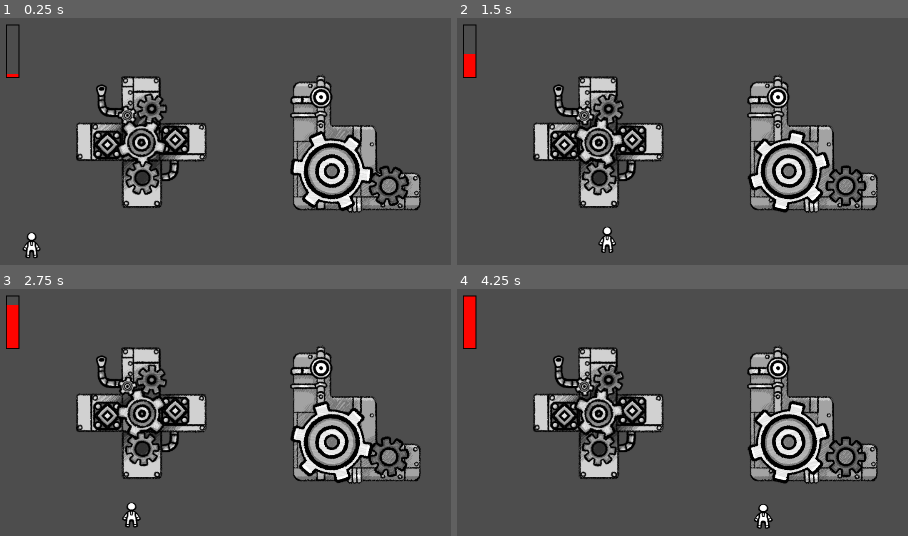
Above: before the commit, frames 1-4 (two rows, left to right).
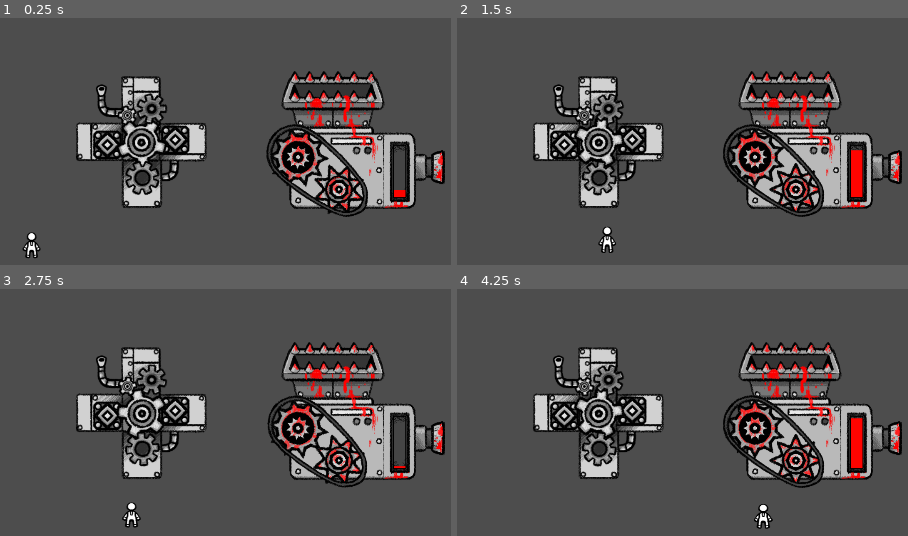
Above: after the commit, the same moments.

Repository: Aeropulu/LaHordeJam
Game: Godot game, scene res://scenes/usine.tscn
Two runs of this game, one before a commit and one after it. Both use one fixed random seed, a clock stepped at 60 frames per second and the inputs below.
Inputs (mouse positions are in pixels of both pictures, inside the frame that each line leads up to):
- Up to frame 1 (0.25 s): no input
- Up to frame 2 (1.5 s): tap Enter (ui_accept) at 0.5, 0.77 s; move the mouse to (596, 141) at 0.52 s; press the mouse at (596, 141) at 0.53 s; hold Right (ui_right) from 0.53 s (still down); move the mouse to (813, 143) at 1.27 s; release the mouse at (813, 143) at 1.28 s; click (813, 143) at 1.35 s
- Up to frame 3 (2.75 s): tap Enter (ui_accept) at 1.52 s; move the mouse to (outside the picture) at 2.02 s; release Right (ui_right) at 2.03 s; press the mouse at (outside the picture) at 2.03 s; hold Left (ui_left) from 2.03 s (still down)
- Up to frame 4 (4.25 s): move the mouse to (outside the picture) at 2.77 s; release Left (ui_left) at 2.78 s; release the mouse at (outside the picture) at 2.78 s; hold Right (ui_right) from 2.78 s (still down); click (outside the picture) at 2.85 s; tap Enter (ui_accept) at 3.02, 3.77 s; move the mouse to (outside the picture) at 3.52 s; press the mouse at (outside the picture) at 3.53 s

The runs differ from the first frame. In frame 1, 13% of the frame differs, in the area x 1-99%, y 2-81%; in frame 2, 13%; in frame 3, 13%; in frame 4, 14%.

Commit message:
added michel working

Diff:
--- a/scenes/TextureProgressBar.gd
+++ b/scenes/TextureProgressBar.gd
@@ -4,7 +4,7 @@
 # Called when the node enters the scene tree for the first time.
 func _ready():
 	value = 0
-	max_value = 200
+	max_value = 100
 
 
 # Called every frame. 'delta' is the elapsed time since the previous frame.
--- a/scenes/usine.tscn
+++ b/scenes/usine.tscn
@@ -7,18 +7,23 @@
 [ext_resource type="Texture2D" uid="uid://b21ib1prb6d7h" path="res://assets/sprites/machines/machineA/machineA_00003.png" id="4_cyo6l"]
 [ext_resource type="Texture2D" uid="uid://byaa08ac851nc" path="res://assets/sprites/machines/machineA/machineA_00004.png" id="5_w3smi"]
 [ext_resource type="Texture2D" uid="uid://djxo08lopxjfu" path="res://assets/sprites/machines/machineA/machineA_00005.png" id="6_0pmqx"]
-[ext_resource type="Texture2D" uid="uid://es6qcw4j2o5y" path="res://assets/sprites/machines/machineB/machineB_00000.png" id="8_w877t"]
-[ext_resource type="Texture2D" uid="uid://2jrftkq5m2mo" path="res://assets/sprites/machines/machineB/machineB_00001.png" id="9_c5v0q"]
-[ext_resource type="Texture2D" uid="uid://ct1lwl4qdexws" path="res://assets/sprites/machines/machineB/machineB_00002.png" id="10_u3a84"]
-[ext_resource type="Texture2D" uid="uid://bij7c3dboeppd" path="res://assets/sprites/machines/machineB/machineB_00003.png" id="11_yhn1e"]
-[ext_resource type="Texture2D" uid="uid://cllt6xquowf7k" path="res://assets/sprites/machines/machineB/machineB_00004.png" id="12_3eafk"]
-[ext_resource type="Texture2D" uid="uid://fbd5ly4hjdhj" path="res://assets/sprites/machines/machineB/machineB_00005.png" id="13_8hmjw"]
+[ext_resource type="Texture2D" uid="uid://jpo2hwr74nr0" path="res://assets/sprites/machines/broyeuse/broyeuse_00000.png" id="8_gs7cu"]
+[ext_resource type="Texture2D" uid="uid://t535hao4re63" path="res://assets/sprites/machines/broyeuse/broyeuse_00001.png" id="9_b8bgt"]
+[ext_resource type="Texture2D" uid="uid://brropyctk43ky" path="res://assets/sprites/machines/broyeuse/broyeuse_00002.png" id="10_l1j13"]
+[ext_resource type="Texture2D" uid="uid://cdvu66dthshm6" path="res://assets/sprites/machines/broyeuse/broyeuse_00003.png" id="11_jdkp5"]
+[ext_resource type="Texture2D" uid="uid://bc4qsflf34i0c" path="res://assets/sprites/machines/broyeuse/broyeuse_00004.png" id="12_kbd6x"]
+[ext_resource type="Texture2D" uid="uid://df7hq4rwsw164" path="res://assets/sprites/machines/broyeuse/broyeuse_00005.png" id="13_su1aa"]
 [ext_resource type="Script" path="res://scripts/michel.gd" id="14_52xnb"]
 [ext_resource type="Texture2D" uid="uid://ioalijcxr8jw" path="res://assets/sprites/michel/michel.png" id="15_hxnjw"]
 [ext_resource type="AudioStream" uid="uid://b25qd31qd13mu" path="res://assets/music/Energy_Source_-_Radiation.ogg" id="16_feel5"]
 [ext_resource type="Texture2D" uid="uid://eenud47e0iot" path="res://assets/sprites/machines/barre place holder.png" id="17_syvym"]
 [ext_resource type="Texture2D" uid="uid://dp0stfmlebfxp" path="res://assets/sprites/machines/bar progress fill placeholder.png" id="18_8g0ub"]
+[ext_resource type="Texture2D" uid="uid://dphs5yeo0lubo" path="res://assets/sprites/michel/michel_work/michel_work00000.png" id="19_q0gfm"]
 [ext_resource type="Script" path="res://scenes/TextureProgressBar.gd" id="19_w50jk"]
+[ext_resource type="PackedScene" uid="uid://dlqjic7y2rfkq" path="res://scenes/vfx/text_effect.tscn" id="20_8gw2c"]
+[ext_resource type="Texture2D" uid="uid://v5bfs122w7q3" path="res://assets/sprites/michel/michel_work/michel_work00001.png" id="20_dnwa6"]
+[ext_resource type="Texture2D" uid="uid://b2ekrb6nec2mm" path="res://assets/sprites/michel/michel_work/michel_work00002.png" id="21_i3hpw"]
+[ext_resource type="Texture2D" uid="uid://8t7xgamd13uo" path="res://assets/sprites/michel/michel_work/michel_work00003.png" id="22_ry334"]
 
 [sub_resource type="RectangleShape2D" id="RectangleShape2D_v54bu"]
 size = Vector2(338, 326)
@@ -56,22 +61,22 @@
 animations = [{
 "frames": [{
 "duration": 1.0,
-"texture": ExtResource("8_w877t")
-}, {
-"duration": 1.0,
-"texture": ExtResource("9_c5v0q")
-}, {
-"duration": 1.0,
-"texture": ExtResource("10_u3a84")
-}, {
-"duration": 1.0,
-"texture": ExtResource("11_yhn1e")
-}, {
-"duration": 1.0,
-"texture": ExtResource("12_3eafk")
-}, {
-"duration": 1.0,
-"texture": ExtResource("13_8hmjw")
+"texture": ExtResource("8_gs7cu")
+}, {
+"duration": 1.0,
+"texture": ExtResource("9_b8bgt")
+}, {
+"duration": 1.0,
+"texture": ExtResource("10_l1j13")
+}, {
+"duration": 1.0,
+"texture": ExtResource("11_jdkp5")
+}, {
+"duration": 1.0,
+"texture": ExtResource("12_kbd6x")
+}, {
+"duration": 1.0,
+"texture": ExtResource("13_su1aa")
 }],
 "loop": true,
 "name": &"default",
@@ -144,6 +149,26 @@
 "walking": SubResource("Animation_qni6p")
 }
 
+[sub_resource type="SpriteFrames" id="SpriteFrames_rlo3w"]
+animations = [{
+"frames": [{
+"duration": 1.0,
+"texture": ExtResource("19_q0gfm")
+}, {
+"duration": 1.0,
+"texture": ExtResource("20_dnwa6")
+}, {
+"duration": 1.0,
+"texture": ExtResource("21_i3hpw")
+}, {
+"duration": 1.0,
+"texture": ExtResource("22_ry334")
+}],
+"loop": true,
+"name": &"default",
+"speed": 12.0
+}]
+
 [node name="Usine" type="Node2D"]
 
 [node name="MachineA" type="Area2D" parent="."]
@@ -169,38 +194,49 @@
 sprite_frames = SubResource("SpriteFrames_87e42")
 autoplay = "default"
 
-[node name="michel" type="CharacterBody2D" parent="."]
-position = Vector2(85, 547)
-script = ExtResource("14_52xnb")
-
-[node name="CollisionShape2D" type="CollisionShape2D" parent="michel"]
-shape = SubResource("CapsuleShape2D_u3v2u")
-
-[node name="Sprite2D" type="Sprite2D" parent="michel"]
-texture = ExtResource("15_hxnjw")
-
-[node name="AnimationPlayer" type="AnimationPlayer" parent="michel"]
-libraries = {
-"": SubResource("AnimationLibrary_1kthv")
-}
-
-[node name="GameMusic" type="AudioStreamPlayer2D" parent="."]
-stream = ExtResource("16_feel5")
-
-[node name="TextureProgressBar" type="TextureProgressBar" parent="."]
-offset_left = 24.0
-offset_top = 16.0
-offset_right = 64.0
-offset_bottom = 144.0
+[node name="TextureProgressBar" type="TextureProgressBar" parent="MachineB"]
+offset_left = 90.0
+offset_top = 2.0
+offset_right = 130.0
+offset_bottom = 130.0
 fill_mode = 3
 texture_under = ExtResource("17_syvym")
 texture_over = ExtResource("17_syvym")
 texture_progress = ExtResource("18_8g0ub")
 script = ExtResource("19_w50jk")
 
-[node name="Timer" type="Timer" parent="TextureProgressBar"]
+[node name="Timer" type="Timer" parent="MachineB/TextureProgressBar"]
 one_shot = true
+
+[node name="michel" type="CharacterBody2D" parent="."]
+position = Vector2(85, 547)
+script = ExtResource("14_52xnb")
+
+[node name="CollisionShape2D" type="CollisionShape2D" parent="michel"]
+shape = SubResource("CapsuleShape2D_u3v2u")
+
+[node name="Sprite2D" type="Sprite2D" parent="michel"]
+texture = ExtResource("15_hxnjw")
+
+[node name="AnimationPlayer" type="AnimationPlayer" parent="michel"]
+libraries = {
+"": SubResource("AnimationLibrary_1kthv")
+}
+
+[node name="AnimatedSprite2D" type="AnimatedSprite2D" parent="michel"]
+visible = false
+sprite_frames = SubResource("SpriteFrames_rlo3w")
+autoplay = "default"
+frame_progress = 0.398033
+
+[node name="GameMusic" type="AudioStreamPlayer2D" parent="."]
+stream = ExtResource("16_feel5")
+
+[node name="TextEffect" parent="." instance=ExtResource("20_8gw2c")]
+modulate = Color(1, 1, 1, 1)
+position = Vector2(0, 0)
+scale = Vector2(1, 1)
 
 [connection signal="input_event" from="MachineA" to="MachineA" method="_on_input_event"]
 [connection signal="input_event" from="MachineB" to="MachineB" method="_on_input_event"]
-[connection signal="timeout" from="TextureProgressBar/Timer" to="TextureProgressBar" method="_on_timer_timeout"]
+[connection signal="timeout" from="MachineB/TextureProgressBar/Timer" to="MachineB/TextureProgressBar" method="_on_timer_timeout"]
--- /dev/null
+++ b/scenes/vfx/text_effect.tscn
@@ -0,0 +1,103 @@
+[gd_scene load_steps=4 format=3 uid="uid://dlqjic7y2rfkq"]
+
+[sub_resource type="Animation" id="Animation_0a045"]
+resource_name = "textEffect"
+length = 1.6
+tracks/0/type = "value"
+tracks/0/imported = false
+tracks/0/enabled = true
+tracks/0/path = NodePath(".:modulate")
+tracks/0/interp = 1
+tracks/0/loop_wrap = true
+tracks/0/keys = {
+"times": PackedFloat32Array(0, 1, 1.3, 1.6),
+"transitions": PackedFloat32Array(1, 1, 1, 1),
+"update": 0,
+"values": [Color(1, 1, 1, 1), Color(1, 1, 1, 1), Color(1, 1, 1, 1), Color(1, 1, 1, 0)]
+}
+tracks/1/type = "value"
+tracks/1/imported = false
+tracks/1/enabled = true
+tracks/1/path = NodePath(".:position")
+tracks/1/interp = 1
+tracks/1/loop_wrap = true
+tracks/1/keys = {
+"times": PackedFloat32Array(0, 1, 1.6),
+"transitions": PackedFloat32Array(1, 1, 1),
+"update": 0,
+"values": [Vector2(0, 0), Vector2(0, -62), Vector2(0, -64)]
+}
+tracks/2/type = "value"
+tracks/2/imported = false
+tracks/2/enabled = true
+tracks/2/path = NodePath(".:scale")
+tracks/2/interp = 1
+tracks/2/loop_wrap = true
+tracks/2/keys = {
+"times": PackedFloat32Array(0, 1, 1.6),
+"transitions": PackedFloat32Array(1, 1, 1),
+"update": 0,
+"values": [Vector2(1, 1), Vector2(2, 2), Vector2(2, 2)]
+}
+
+[sub_resource type="Animation" id="Animation_kkbkc"]
+length = 0.001
+tracks/0/type = "value"
+tracks/0/imported = false
+tracks/0/enabled = true
+tracks/0/path = NodePath(".:modulate")
+tracks/0/interp = 1
+tracks/0/loop_wrap = true
+tracks/0/keys = {
+"times": PackedFloat32Array(0),
+"transitions": PackedFloat32Array(1),
+"update": 0,
+"values": [Color(1, 1, 1, 1)]
+}
+tracks/1/type = "value"
+tracks/1/imported = false
+tracks/1/enabled = true
+tracks/1/path = NodePath(".:position")
+tracks/1/interp = 1
+tracks/1/loop_wrap = true
+tracks/1/keys = {
+"times": PackedFloat32Array(0),
+"transitions": PackedFloat32Array(1),
+"update": 0,
+"values": [Vector2(0, 0)]
+}
+tracks/2/type = "value"
+tracks/2/imported = false
+tracks/2/enabled = true
+tracks/2/path = NodePath(".:scale")
+tracks/2/interp = 1
+tracks/2/loop_wrap = true
+tracks/2/keys = {
+"times": PackedFloat32Array(0),
+"transitions": PackedFloat32Array(1),
+"update": 0,
+"values": [Vector2(1, 1)]
+}
+
+[sub_resource type="AnimationLibrary" id="AnimationLibrary_7m0w5"]
+_data = {
+"RESET": SubResource("Animation_kkbkc"),
+"textEffect": SubResource("Animation_0a045")
+}
+
+[node name="TextEffect" type="Node2D"]
+modulate = Color(1, 1, 1, 0)
+position = Vector2(0, -64)
+scale = Vector2(2, 2)
+
+[node name="RichTextLabel" type="RichTextLabel" parent="."]
+offset_left = -18.0
+offset_top = -23.0
+offset_right = 22.0
+offset_bottom = 17.0
+text = "+1€"
+
+[node name="AnimationPlayer" type="AnimationPlayer" parent="."]
+libraries = {
+"": SubResource("AnimationLibrary_7m0w5")
+}
--- a/scripts/michel.gd
+++ b/scripts/michel.gd
@@ -1,5 +1,6 @@
 extends CharacterBody2D
 
+var working: bool = false
 
 const SPEED = 300.0
 const JUMP_VELOCITY = -400.0
@@ -9,6 +10,12 @@
 
 
 func _physics_process(delta):
+	if working:
+		$Sprite2D.visible = false
+		$AnimatedSprite2D.visible = true
+	else:
+		$Sprite2D.visible = true
+		$AnimatedSprite2D.visible = false
 	# Add the gravity.
 	#if not is_on_floor():
 		#velocity.y += gravity * delta
@@ -36,5 +43,6 @@
 
 	if $AnimationPlayer.is_playing() && velocity == Vector2(0,0):
 		$AnimationPlayer.stop()
+		working = true
 
 	move_and_slide()
Binary file added: assets/sprites/michel/michel_work/michel_work00000.png
Not shown, added: assets/sprites/michel/michel_work/michel_work00000.png.import
Binary file added: assets/sprites/michel/michel_work/michel_work00001.png
Not shown, added: assets/sprites/michel/michel_work/michel_work00001.png.import
Binary file added: assets/sprites/michel/michel_work/michel_work00002.png
Not shown, added: assets/sprites/michel/michel_work/michel_work00002.png.import
Binary file added: assets/sprites/michel/michel_work/michel_work00003.png
Not shown, added: assets/sprites/michel/michel_work/michel_work00003.png.import
Not shown: 1 places in scenes/usine.tscn that only renumber resources
